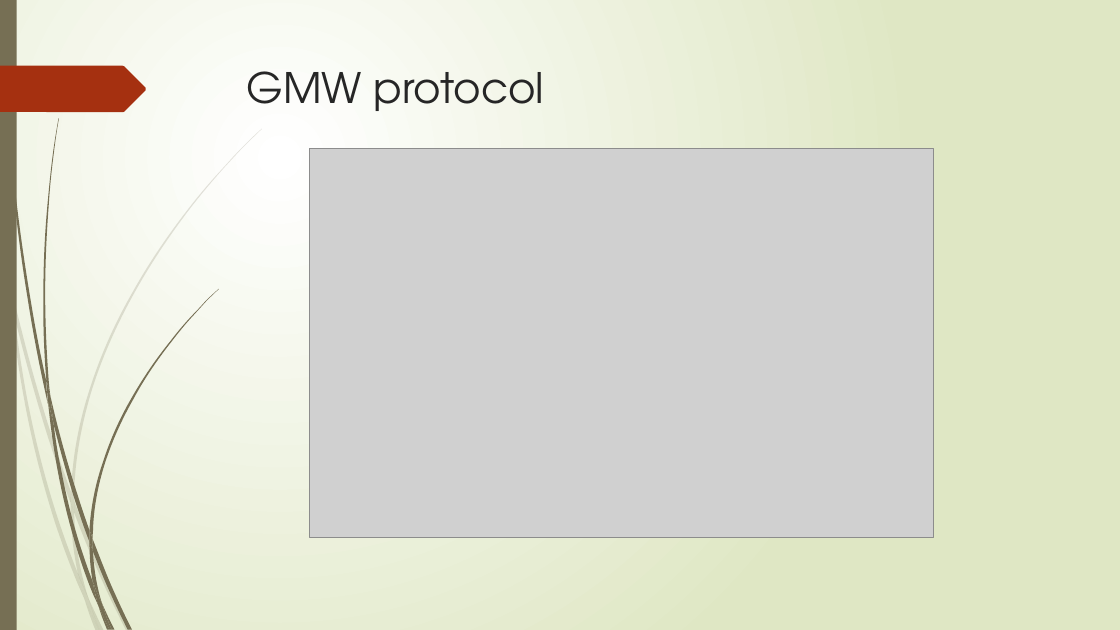
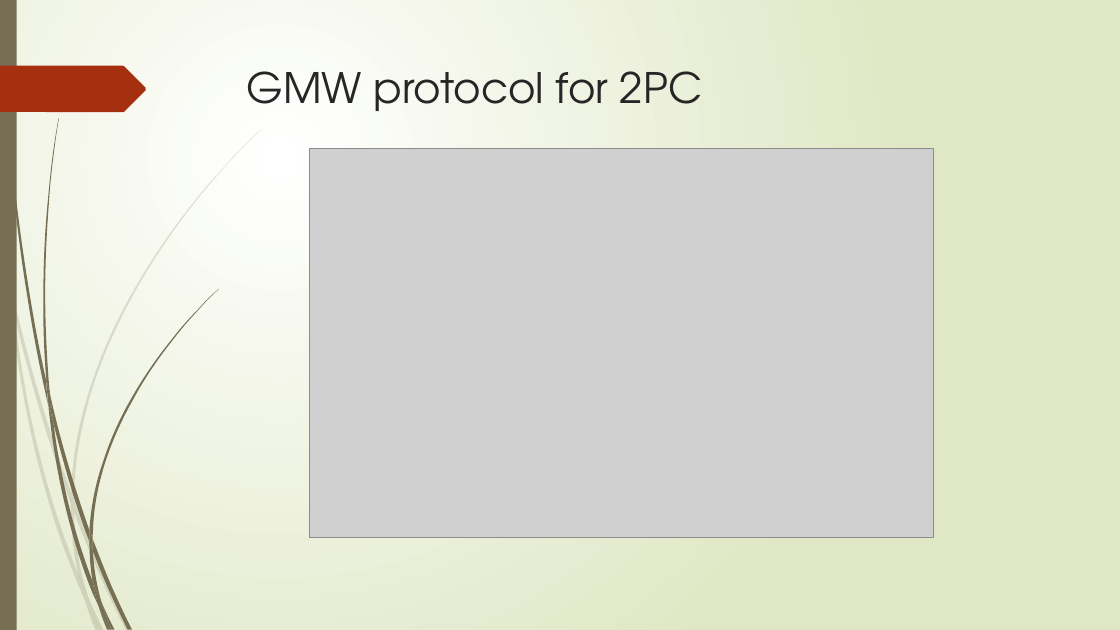
Before and after one commit to Voidkai/MPC_PSI, a slide deck: slide 9 of PowerPoint/ABY.pptx (slide 8 before the commit). Drawn at 1120x630 pixels with LibreOffice and Linux fonts; fonts in the diff are those of the drawing; grey boxes stand for pictures. Boxes give left, top, right and bottom in pixels: in the first picture for what was removed or moved away, otherwise in the second. Text is boxed around its words. In the diff, an @@ line names an element or a change of style, - is before the commit and + after.

```diff
--- a/PowerPoint/ABY.pptx
+++ b/PowerPoint/ABY.pptx
@@ title at (247,71,702,111): text changed @@
-GMW protocol
+GMW protocol for 2PC
```
Also in this commit, not shown: 2 other slides changed, 5 slides added, 1 slide removed, 1 other file.
